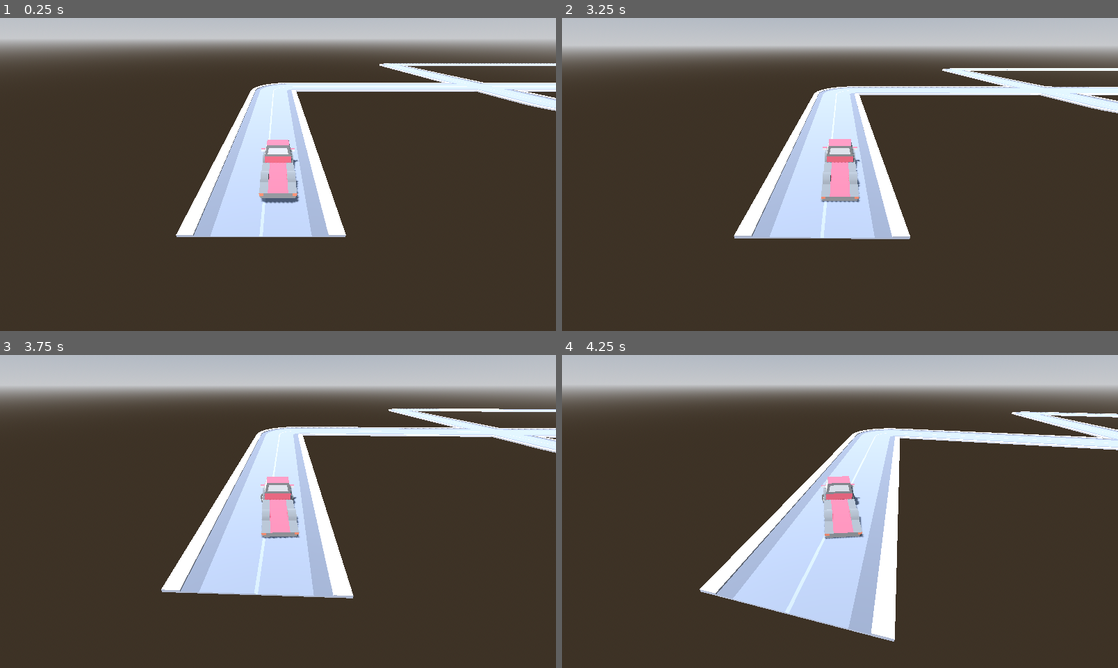
Above: before the commit, frames 1-4 (two rows, left to right).
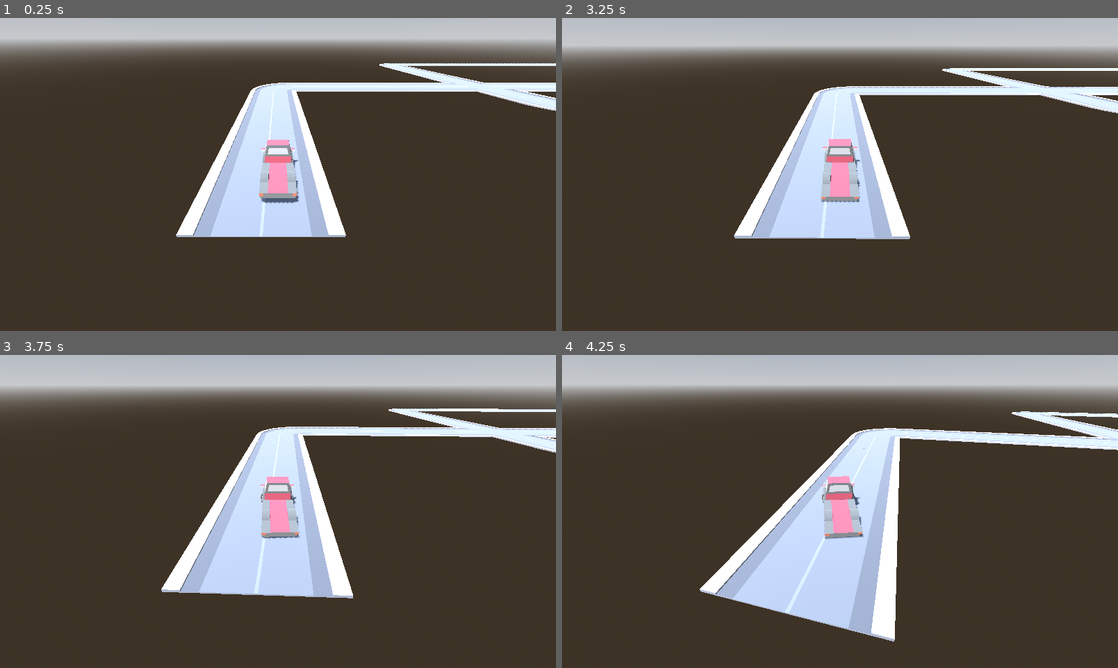
Above: after the commit, the same moments.

Repository: stesim/ld53-delivery
Game: Godot game, scene res://game_world.tscn
Same seed, same stepped clock (60 frames per second), same inputs: the game is played once before the commit and once after it.
Inputs:
- Up to frame 1 (0.25 s): no input
- Up to frame 2 (3.25 s): tap Enter (ui_accept) at 0.5, 0.77, 1.52, 3.02 s; hold D (steer_right) 0.53-1.28 s; hold Space (brake) 1.28-2.03 s; hold D (steer_right) 2.03-2.78 s; hold W (accelerate) from 2.78 s (still down)
- Up to frame 3 (3.75 s): release W (accelerate) at 3.53 s; hold A (steer_left) from 3.53 s (still down)
- Up to frame 4 (4.25 s): keep holding A (steer_left); tap Enter (ui_accept) at 3.77 s

Frame 1 is identical in both runs. In frame 2, less than 0.1% of the frame differs, in the area x 31-100%, y 16-71%; in frame 3, less than 0.1%, in the area x 29-100%, y 17-78%; in frame 4, less than 0.1%.

Commit message:
added world boundary to test map

Diff:
--- a/maps/test_map.tscn
+++ b/maps/test_map.tscn
@@ -1,14 +1,21 @@
-[gd_scene load_steps=8 format=3 uid="uid://x51op8g8yspv"]
+[gd_scene load_steps=9 format=3 uid="uid://x51op8g8yspv"]
 
 [ext_resource type="PackedScene" uid="uid://ch5qsdonm1f7x" path="res://map_elements/road_element.tscn" id="1_cs4q5"]
 [ext_resource type="ArrayMesh" uid="uid://eu8da5bvvdtl" path="res://assets/roads/crossing.res" id="1_xdmke"]
 [ext_resource type="ArrayMesh" uid="uid://bcjvlr65ymct4" path="res://assets/roads/straight.res" id="2_cmy2o"]
-[ext_resource type="ArrayMesh" uid="uid://sg8wpq88jq3d" path="res://assets/roads/enemy_straight.res" id="4_31ddj"]
-[ext_resource type="ArrayMesh" uid="uid://cl5w3at0vcnyc" path="res://assets/roads/curve.res" id="5_10w0g"]
-[ext_resource type="ArrayMesh" uid="uid://wva27sn8qi8m" path="res://assets/roads/end.res" id="5_s06c3"]
-[ext_resource type="ArrayMesh" uid="uid://dfmmhh0nmayw0" path="res://assets/roads/t-intersect.res" id="7_qdgwl"]
+[ext_resource type="ArrayMesh" path="res://assets/roads/enemy_straight.res" id="4_31ddj"]
+[ext_resource type="ArrayMesh" path="res://assets/roads/curve.res" id="5_10w0g"]
+[ext_resource type="ArrayMesh" path="res://assets/roads/end.res" id="5_s06c3"]
+[ext_resource type="ArrayMesh" path="res://assets/roads/t-intersect.res" id="7_qdgwl"]
+
+[sub_resource type="WorldBoundaryShape3D" id="WorldBoundaryShape3D_fsdgu"]
 
 [node name="test_map" type="Node3D"]
+
+[node name="boundary" type="StaticBody3D" parent="."]
+
+[node name="boundary_shape" type="CollisionShape3D" parent="boundary"]
+shape = SubResource("WorldBoundaryShape3D_fsdgu")
 
 [node name="enemy_lane01" type="Node3D" parent="."]
 transform = Transform3D(1, 0, 0, 0, 1, 0, 0, 0, 1, -128, 0, 0)
